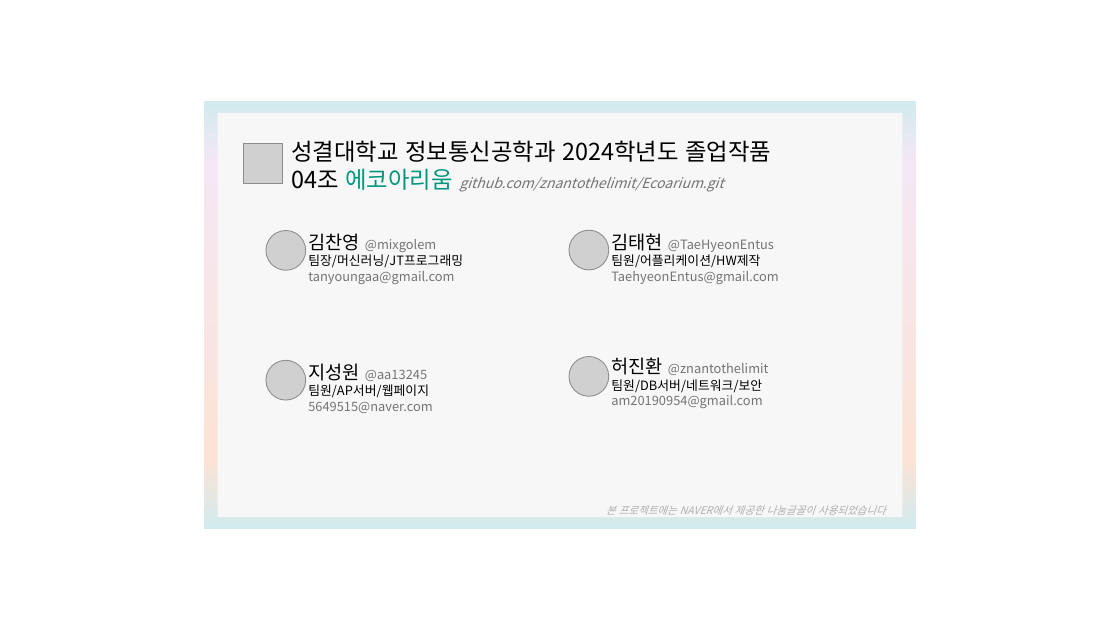
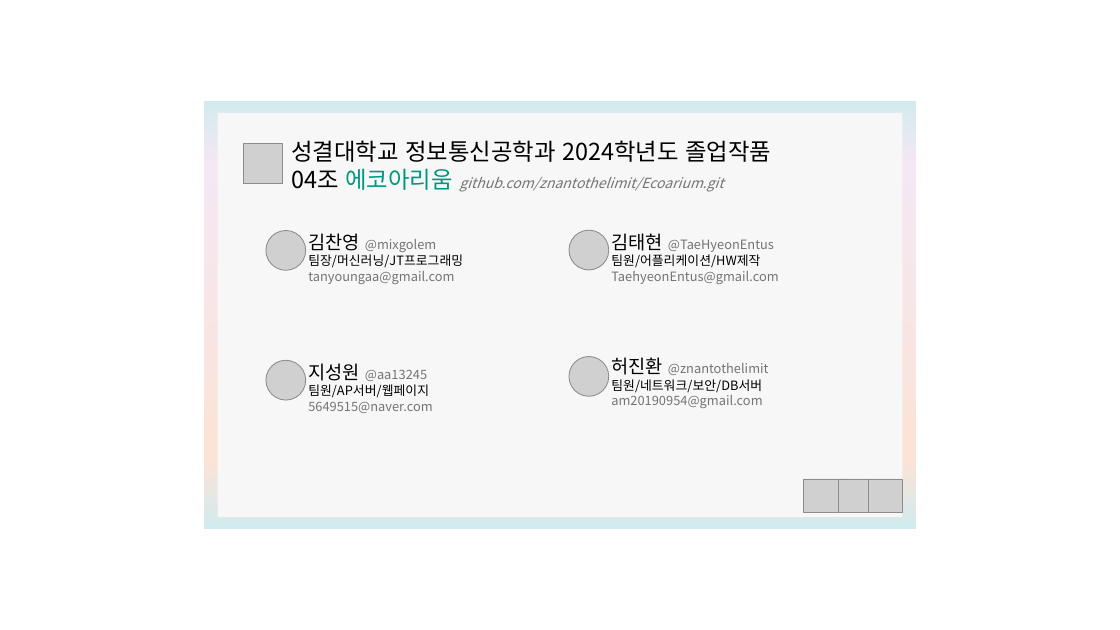
Before and after one commit to znantothelimit/Ecoarium, a slide deck: slide 3 of raspberry_Ecoarium/tkinter_img/ecoarium_imgset.pptx. Drawn at 1120x630 pixels with LibreOffice and Linux fonts; fonts in the diff are those of the drawing; grey boxes stand for pictures. Boxes give left, top, right and bottom in pixels: in the first picture for what was removed or moved away, otherwise in the second. Text is boxed around its words. In the diff, an @@ line names an element or a change of style, - is before the commit and + after.

```diff
--- a/raspberry_Ecoarium/tkinter_img/ecoarium_imgset.pptx
+++ b/raspberry_Ecoarium/tkinter_img/ecoarium_imgset.pptx
@@ text at (611,379,762,393): text changed @@
-팀원/DB서버/네트워크/보안
+팀원/네트워크/보안/DB서버
@@ picture added at (803,479,848,513) @@
@@ picture added at (839,479,872,513) @@
@@ picture added at (869,479,902,513) @@
@@ text removed at (606,505,886,515) @@
-본 프로젝트에는 NAVER에서 제공한 나눔글꼴이 사용되었습니다
```
Also in this commit, not shown: 3 other slides changed, 10 other files.
